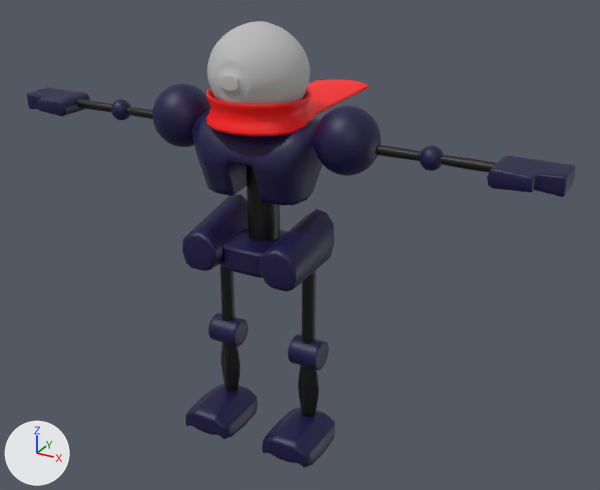
Two versions of the FBX model HEW-214/Assets/Model/hero 2.fbx, one commit apart.
Before and after are seen from a 50 mm camera at (0.1163, -0.1869, 0.1007) aimed at (0.0026, 0.0199, -0.0028). Lighting does not change. The marker at lower left points along +X, +Y and +Z. The older version comes first. Where no turn or scale is listed for an object, it has been applied to the vertices.

Before the edit, the objects in view are built like this:
```python
mat_lambert4 = principled_material('lambert4')
mat_lambert4.base_color = (1.0, 0.0, 0.0)  # red #ff0000
me_mesh = bpy.data.meshes.new('Mesh')
me_mesh.from_pydata(...)  # 9130 vertices, 9080 faces; spans x -0.083..0.083, y -0.035..0.034, z -0.063..0.063
# faces by material slot: [4536, 264, 3504, 720, 56]
me_mesh.materials.append(mat_lambert5)  # dark purple #120242
me_mesh.materials.append(mat_lambert4)  # red #ff0000
me_mesh.materials.append(mat_lambert2)  # black #000000
me_mesh.materials.append(mat_blinn1)  # grey #bcbcbc
me_mesh.materials.append(mat_lambert3)  # yellow #d19e00
ob_polysurface94 = bpy.data.objects.new('polySurface94', me_mesh)
ob_polysurface94.location = (0.0, 0.0219, 0.0037)
```
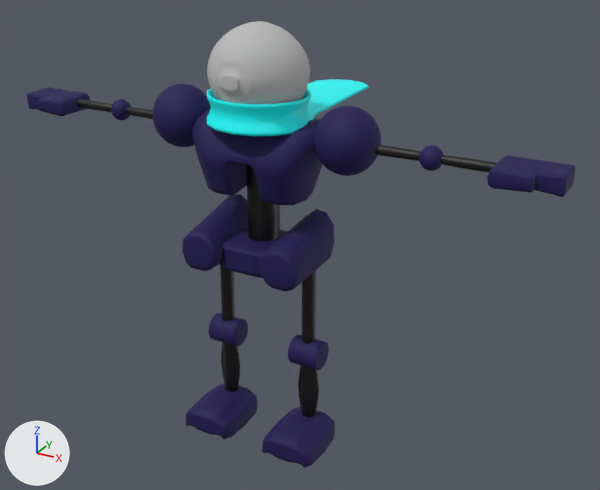
The newer file is also turned or shifted as a whole; pictures and numbers use the older file's frame.

Edits to the scene script, one JSON object a line:
```json
{"op": "set", "path": "mat_lambert4.base_color", "old": "(1.0, 0.0, 0.0)", "new": "(0.0, 1.0, 1.0)", "note": "red #ff0000 -> cyan #00ffff"}
{"op": "add", "block": "mat_blinn2", "code": ["mat_blinn2 = principled_material('blinn2')", "mat_blinn2.base_color = (0.0091, 0.00117, 0.0833)  # dark purple #180451", "mat_blinn2.roughness = 0.749"]}
{"block": "me_mesh", "where": "me_mesh.from_pydata(...)  # 9130 vertices, 9080 faces; spans x -0.083..0.083, y -0.035..0.034, z -0.063..0.063"}
{"block": "me_mesh", "where": "# used by ob_polysurface94; location = (0.0, 0.0219, 0.0037)"}
{"block": "me_mesh", "change": "me_mesh part 1: all 4536 faces that had it switch from mat_lambert5 (dark purple #120242) to mat_blinn2 (dark purple #180451)"}
```

Boxes (x1, y1, x2, y2) around the edits, measured in the pictures (600 x 490 px):
```json
{"object": "polySurface94", "change": "recoloured", "before": [27, 79, 575, 463], "after": [27, 79, 575, 463]}
{"part": 1, "of": "me_mesh", "change": "recoloured", "before": [27, 86, 575, 463], "after": [27, 86, 575, 463]}
```
